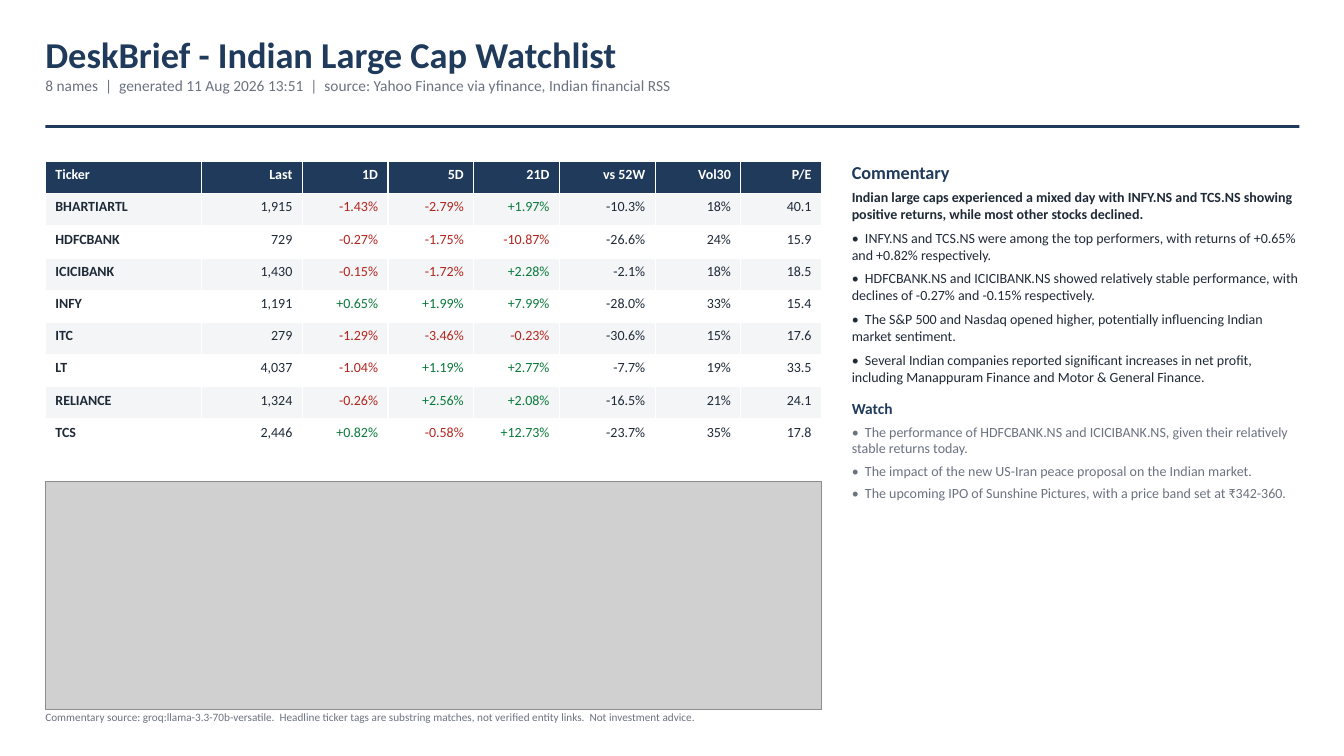
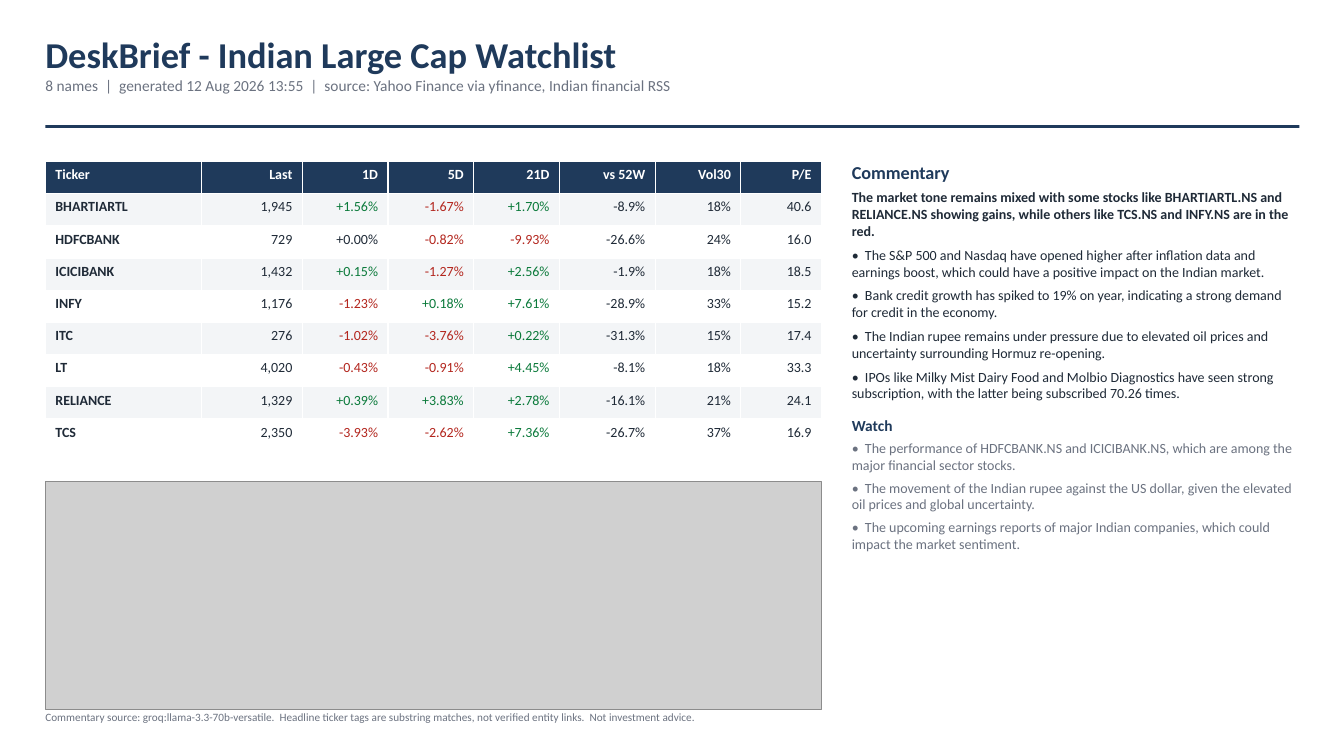
Before and after one commit to Deepak-Sethiii/deskbrief, a slide deck: slide 1 of public/deskbrief.pptx. Drawn at 1344x756 pixels with LibreOffice and Linux fonts; fonts in the diff are those of the drawing; grey boxes stand for pictures. Boxes give left, top, right and bottom in pixels: in the first picture for what was removed or moved away, otherwise in the second. Text is boxed around its words. In the diff, an @@ line names an element or a change of style, - is before the commit and + after.

```diff
--- a/public/deskbrief.pptx
+++ b/public/deskbrief.pptx
@@ text at <box>45,80,670,94</box>: text changed @@
-8 names | generated 11 Aug 2026 13:51 | source: Yahoo Finance via yfinance, Indian financial RSS
+8 names | generated 12 Aug 2026 13:55 | source: Yahoo Finance via yfinance, Indian financial RSS
@@ table at <box>45,161,822,452</box> @@
-row 2: BHARTIARTL | 1,915 | -1.43% | -2.79% | +1.97% | -10.3% | 18% | 40.1
+row 2: BHARTIARTL | 1,945 | +1.56% | -1.67% | +1.70% | -8.9% | 18% | 40.6
-row 3: HDFCBANK | 729 | -0.27% | -1.75% | -10.87% | -26.6% | 24% | 15.9
+row 3: HDFCBANK | 729 | +0.00% | -0.82% | -9.93% | -26.6% | 24% | 16.0
-row 4: ICICIBANK | 1,430 | -0.15% | -1.72% | +2.28% | -2.1% | 18% | 18.5
+row 4: ICICIBANK | 1,432 | +0.15% | -1.27% | +2.56% | -1.9% | 18% | 18.5
-row 5: INFY | 1,191 | +0.65% | +1.99% | +7.99% | -28.0% | 33% | 15.4
+row 5: INFY | 1,176 | -1.23% | +0.18% | +7.61% | -28.9% | 33% | 15.2
-row 6: ITC | 279 | -1.29% | -3.46% | -0.23% | -30.6% | 15% | 17.6
+row 6: ITC | 276 | -1.02% | -3.76% | +0.22% | -31.3% | 15% | 17.4
-row 7: LT | 4,037 | -1.04% | +1.19% | +2.77% | -7.7% | 19% | 33.5
+row 7: LT | 4,020 | -0.43% | -0.91% | +4.45% | -8.1% | 18% | 33.3
-row 8: RELIANCE | 1,324 | -0.26% | +2.56% | +2.08% | -16.5% | 21% | 24.1
+row 8: RELIANCE | 1,329 | +0.39% | +3.83% | +2.78% | -16.1% | 21% | 24.1
-row 9: TCS | 2,446 | +0.82% | -0.58% | +12.73% | -23.7% | 35% | 17.8
+row 9: TCS | 2,350 | -3.93% | -2.62% | +7.36% | -26.7% | 37% | 16.9
@@ text at <box>852,192,1288,361</box>: text changed @@
-Indian large caps experienced a mixed day with INFY.NS and TCS.NS showing positive returns, while most other stocks declined.
-• INFY.NS and TCS.NS were among the top performers, with returns of +0.65% and +0.82% respectively.
-• HDFCBANK.NS and ICICIBANK.NS showed relatively stable performance, with declines of -0.27% and -0.15% respectively.
-• The S&P 500 and Nasdaq opened higher, potentially influencing Indian market sentiment.
-• Several Indian companies reported significant increases in net profit, including Manappuram Finance and Motor & General Finance.
+The market tone remains mixed with some stocks like BHARTIARTL.NS and RELIANCE.NS showing gains, while others like TCS.NS and INFY.NS are in the red.
+• The S&P 500 and Nasdaq have opened higher after inflation data and earnings boost, which could have a positive impact on the Indian market.
+• Bank credit growth has spiked to 19% on year, indicating a strong demand for credit in the economy.
+• The Indian rupee remains under pressure due to elevated oil prices and uncertainty surrounding Hormuz re-opening.
+• IPOs like Milky Mist Dairy Food and Molbio Diagnostics have seen strong subscription, with the latter being subscribed 70.26 times.
@@ text at <box>852,443,1292,551</box>: text changed @@
-• The performance of HDFCBANK.NS and ICICIBANK.NS, given their relatively stable returns today.
-• The impact of the new US-Iran peace proposal on the Indian market.
-• The upcoming IPO of Sunshine Pictures, with a price band set at ₹342-360.
+• The performance of HDFCBANK.NS and ICICIBANK.NS, which are among the major financial sector stocks.
+• The movement of the Indian rupee against the US dollar, given the elevated oil prices and global uncertainty.
+• The upcoming earnings reports of major Indian companies, which could impact the market sentiment.
```
Also in this commit, not shown: 3 other files.
